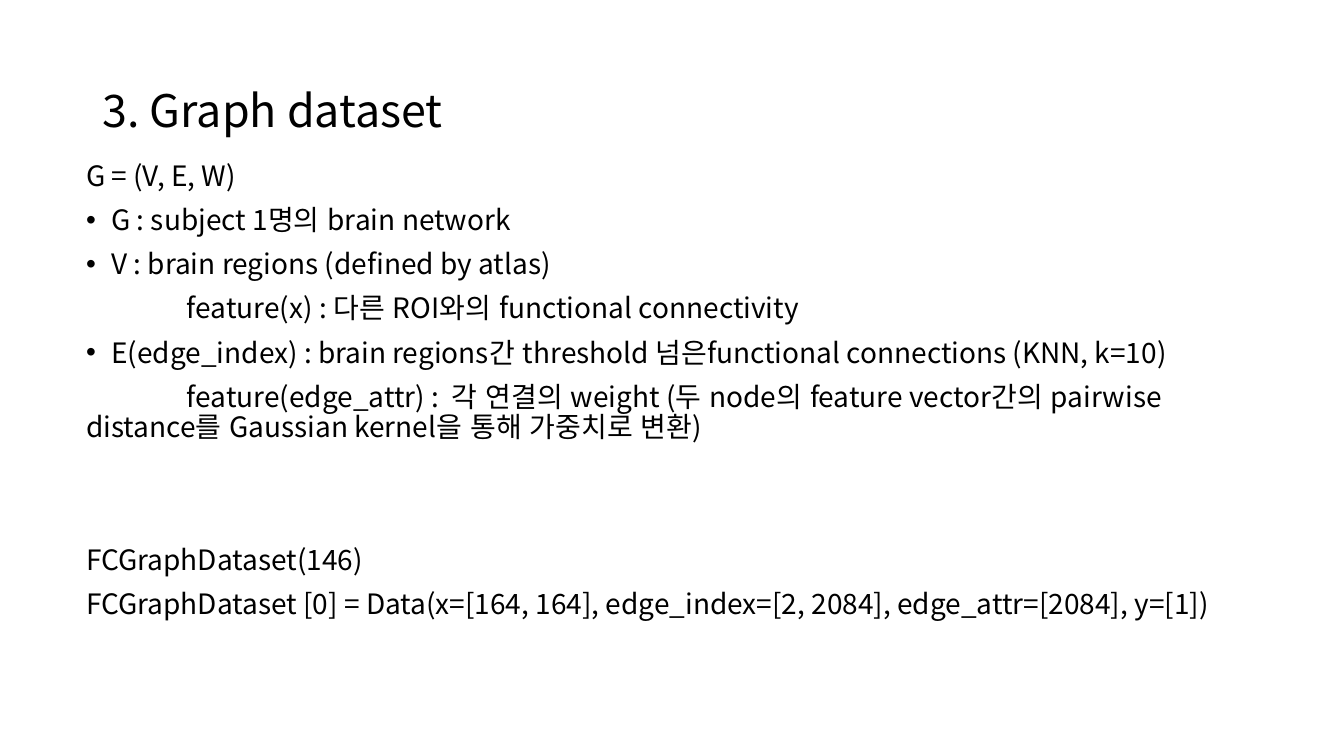
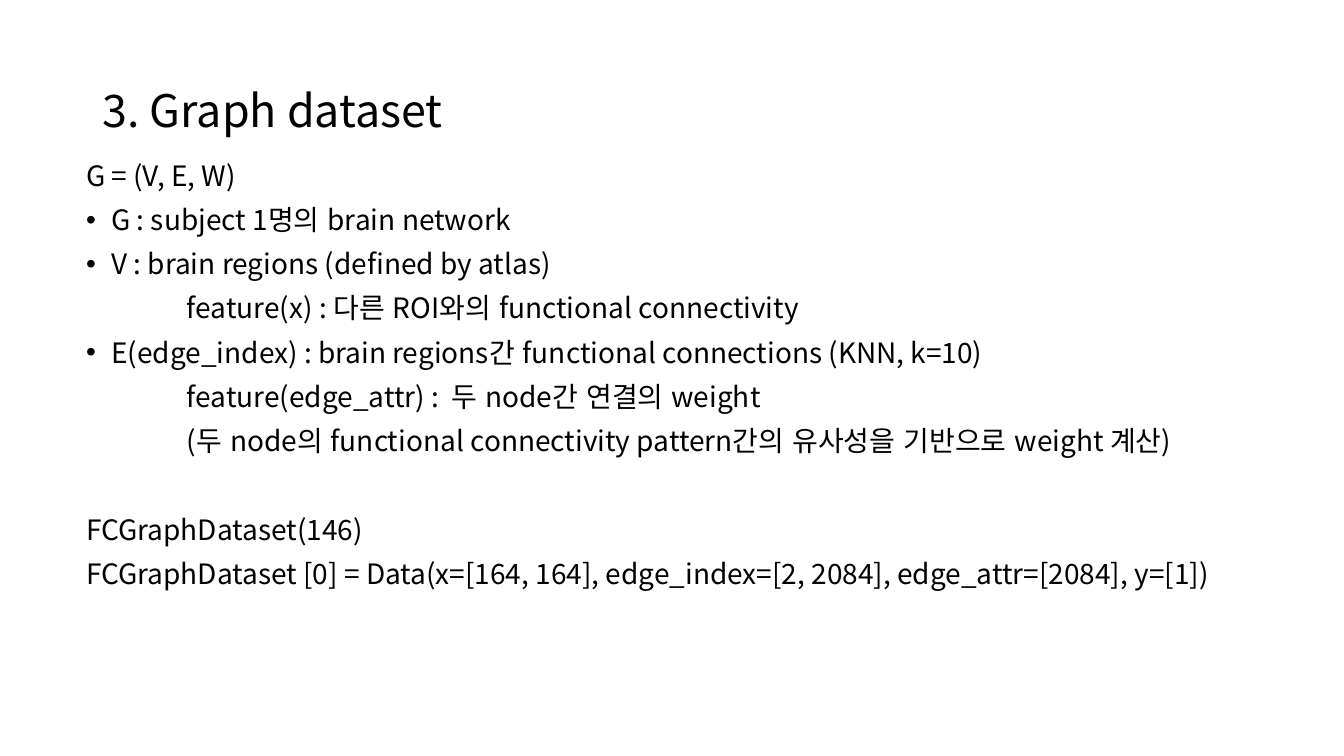
Before and after one commit to janett105/GNN_SCHZ, a slide deck: slide 7 of Presentation/초기 발표.pptx. Drawn at 1344x756 pixels with LibreOffice and Linux fonts; fonts in the diff are those of the drawing. Boxes give left, top, right and bottom in pixels: in the first picture for what was removed or moved away, otherwise in the second. Text is boxed around its words. In the diff, an @@ line names an element or a change of style, - is before the commit and + after.

Commit message:
presentation1

```diff
--- a/Presentation/초기 발표.pptx
+++ b/Presentation/초기 발표.pptx
@@ text at (x1=111, y1=339, x2=1171, y2=458): text changed @@
-• E(edge_index) : brain regions간 threshold 넘은functional connections (KNN, k=10)
-feature(edge_attr) : 각 연결의 weight (두 node의 feature vector간의 pairwise distance를 Gaussian kernel을 통해 가중치로 변환)
+• E(edge_index) : brain regions간 functional connections (KNN, k=10)
+feature(edge_attr) : 두 node간 연결의 weight
+(두 node의 functional connectivity pattern간의 유사성을 기반으로 weight 계산)
```
Also in this commit, not shown: 2 other slides changed, 4 other files.
